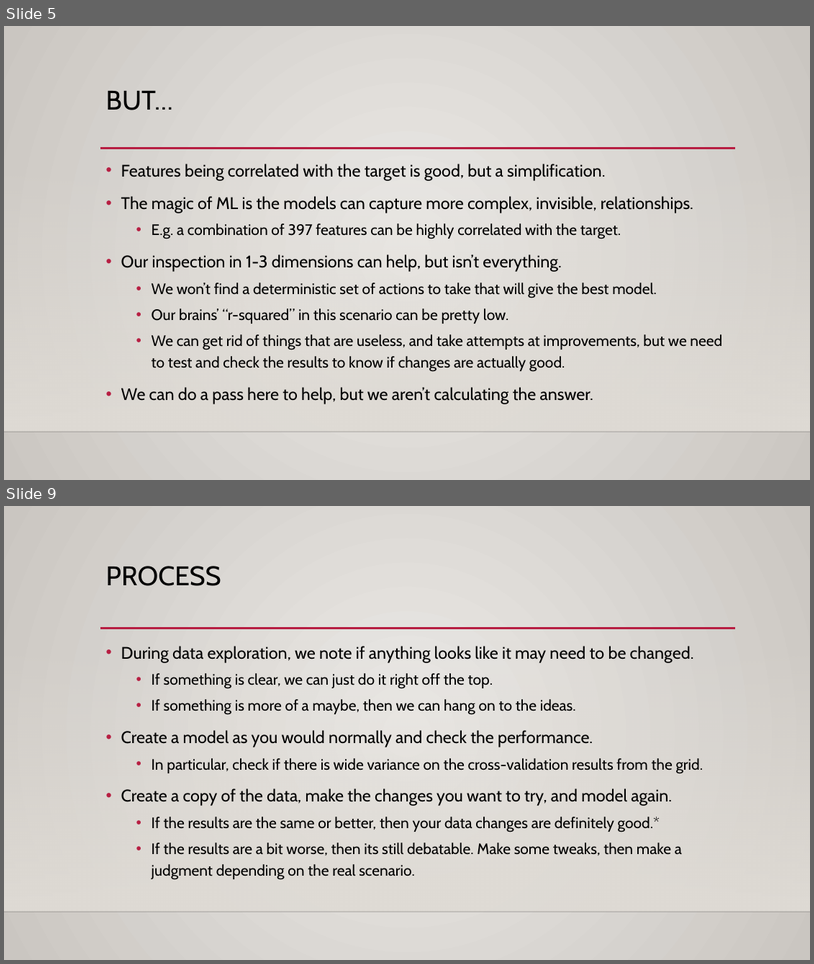
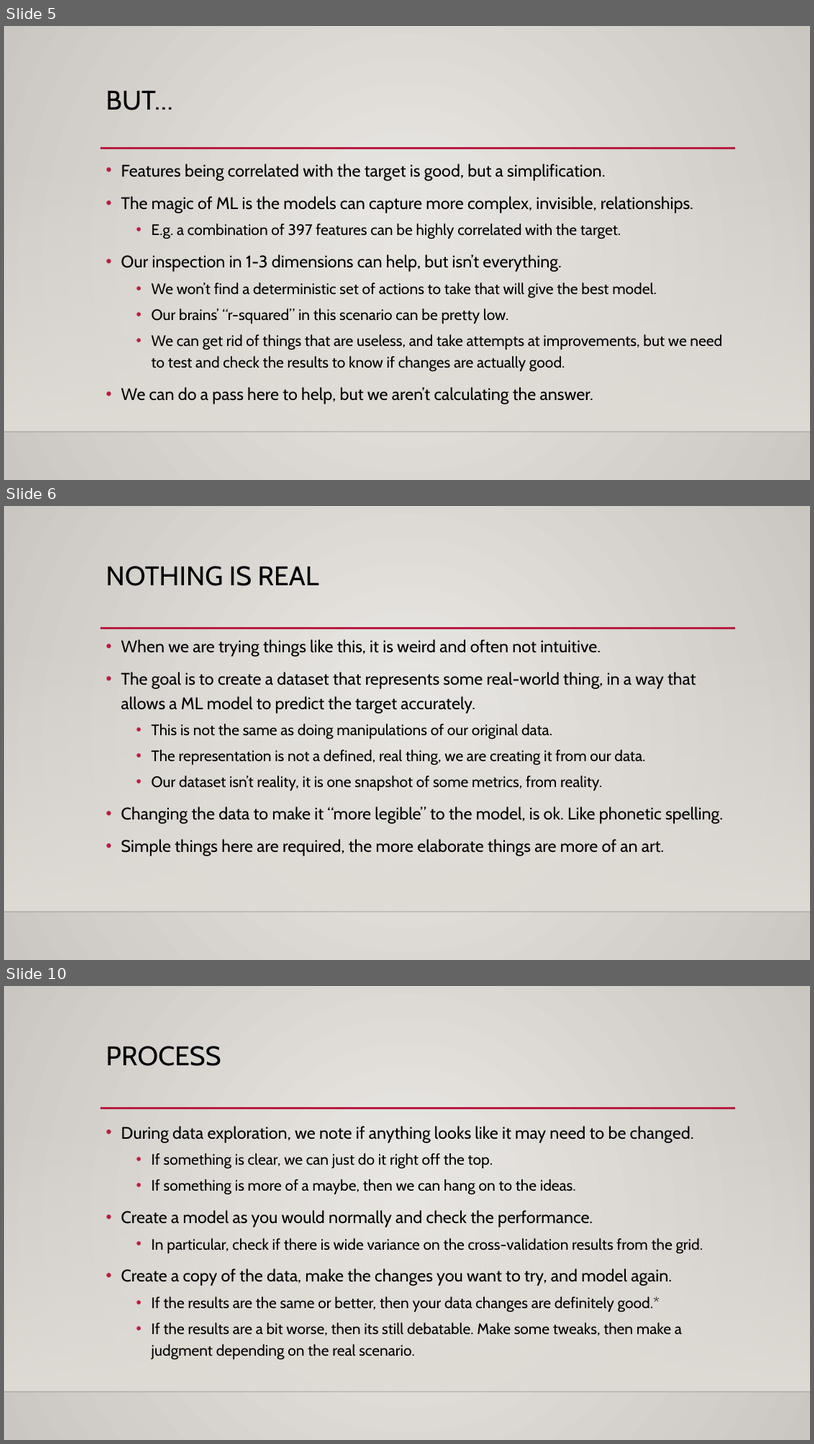
Before and after one commit to AkeemSemper/ML_for_Non_DS_Students, a slide deck: course_resources/slides/Used/018_regression_review_stats.pptx. Shown one above the other, each under a label of ours: slides 5 and 9 before the commit, slides 5, 6 and 10 after it; the slides between them are not shown. The pictures are 814x964 and 814x1444 pixels, drawn with LibreOffice and Linux fonts; fonts in the diff are those of the drawing; background and template pictures are left out. Boxes give left, top, right and bottom in pixels: in the first picture for what was removed or moved away, otherwise in the second. Text is boxed around its words. In the diff, an @@ line names an element or a change of style, - is before the commit and + after.

```diff
--- a/course_resources/slides/Used/018_regression_review_stats.pptx
+++ b/course_resources/slides/Used/018_regression_review_stats.pptx
@@ slide 6 added at (x1=4, y1=506, x2=810, y2=960), background gradient #ECEAE7 to #CAC7C1; not listed: 3 template elements that a slide beside it also shows @@
@@ title added at (x1=106, y1=566, x2=319, y2=586), 32 pt, text #000000 @@
+NOTHING IS REAL
@@ text added at (x1=121, y1=639, x2=723, y2=856), 20 pt, text #000000 @@
+• When we are trying things like this, it is weird and often not intuitive.
+• The goal is to create a dataset that represents some real-world thing, in a way that allows a ML model to predict the target accurately.
+  • This is not the same as doing manipulations of our original data.
+  • The representation is not a defined, real thing, we are creating it from our data.
+  • Our dataset isn’t reality, it is one snapshot of some metrics, from reality.
+• Changing the data to make it “more legible” to the model, is ok. Like phonetic spelling.
+• Simple things here are required, the more elaborate things are more of an art.
@@ what was slide 9 is now slide 10 @@
```
Also in this commit, not shown: 4 slides changed, 1 other file.
